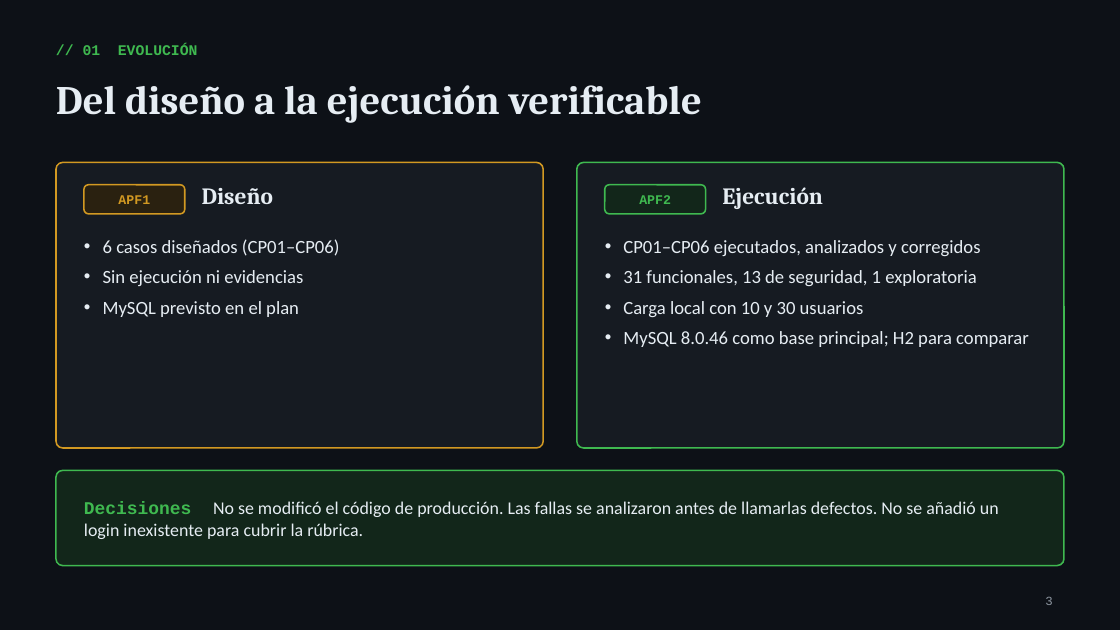
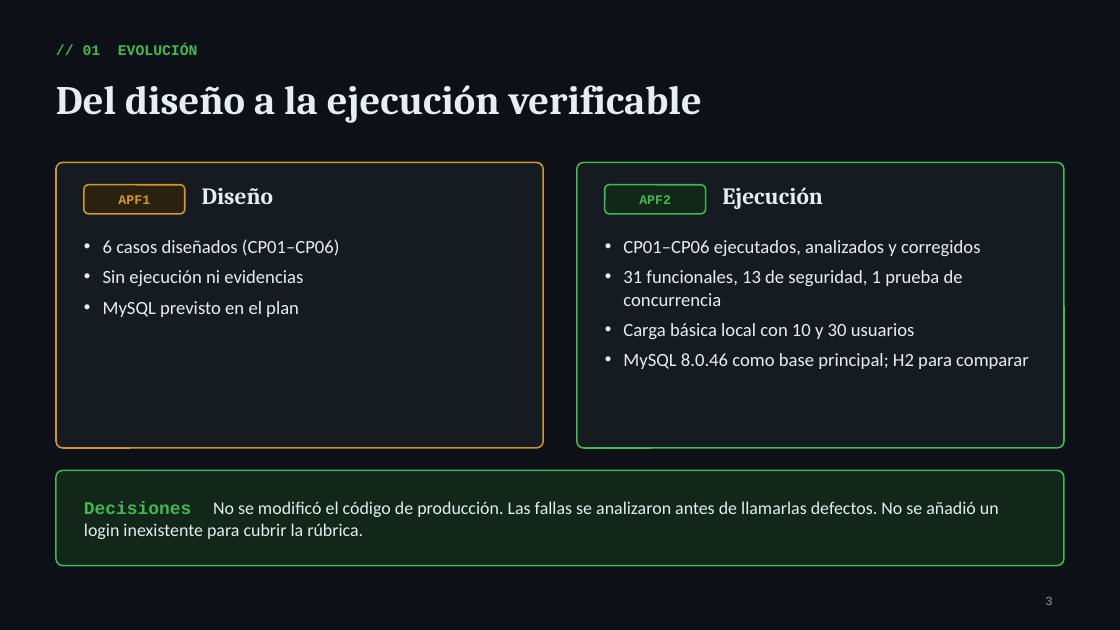
Before and after one commit to Mooneer17/spring-petclinic-apf2, a slide deck: slide 3 of presentacion/10Grupo_Segundo_Avance.pptx. Drawn at 1120x630 pixels with LibreOffice and Linux fonts; fonts in the diff are those of the drawing. Boxes give left, top, right and bottom in pixels: in the first picture for what was removed or moved away, otherwise in the second. Text is boxed around its words. In the diff, an @@ line names an element or a change of style, - is before the commit and + after.

Commit message:
Revisión APF2: S08, métricas, documentación de casos, E01, carga y seguridad
- S08 reclasificado de aprobado a fallido (documental, sin nueva ejecución);
  totales 51 / 44 aprobados / 6 fallidos / 1 observación, 88,0 %.
- Corrida 3 de F01-F31 con script v2 (verifica mensajes y persistencia).
- Casos con objetivo, precondiciones, técnica de diseño y pasos.
- E01 como prueba adicional de concurrencia; carga básica local; seguridad
  básica por categorías con impacto, severidad y recomendación.
- Informe, presentación, matriz, guía, pendientes y CAMBIOS_REVISION.txt.

```diff
--- a/presentacion/10Grupo_Segundo_Avance.pptx
+++ b/presentacion/10Grupo_Segundo_Avance.pptx
@@ text at <box>623,270,963,339</box>: text changed @@
-• 31 funcionales, 13 de seguridad, 1 exploratoria
-• Carga local con 10 y 30 usuarios
+• 31 funcionales, 13 de seguridad, 1 prueba de concurrencia
+• Carga básica local con 10 y 30 usuarios
```
Also in this commit, not shown: 10 other slides changed, 2 slides added, 52 other files.
